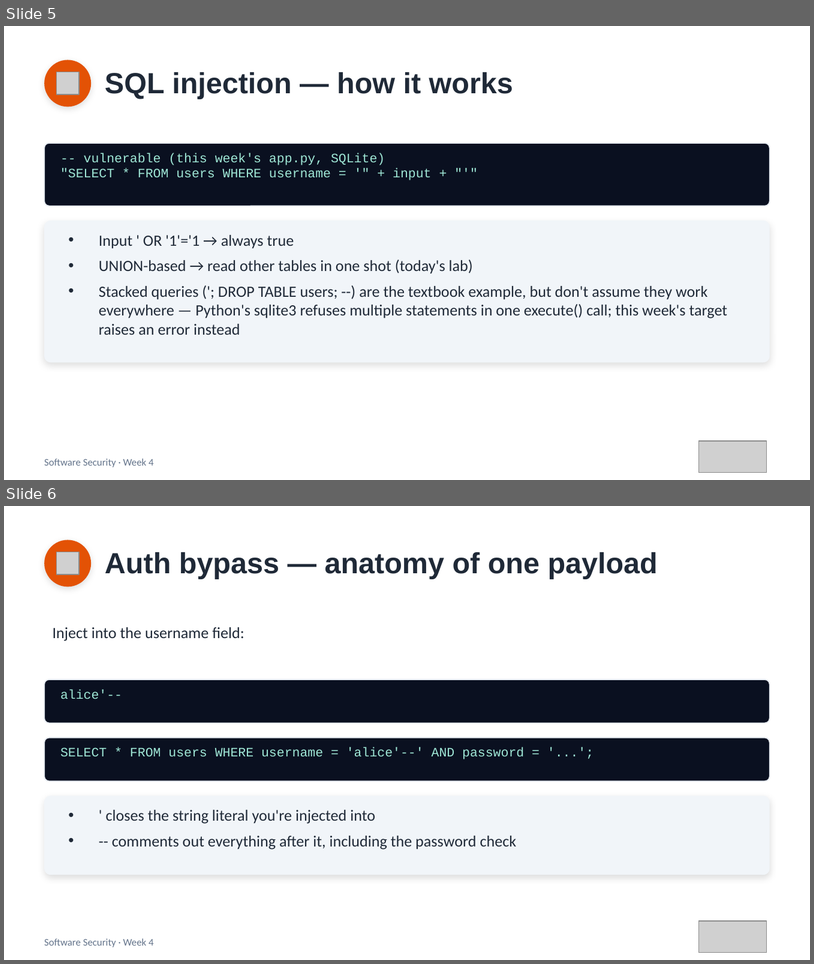
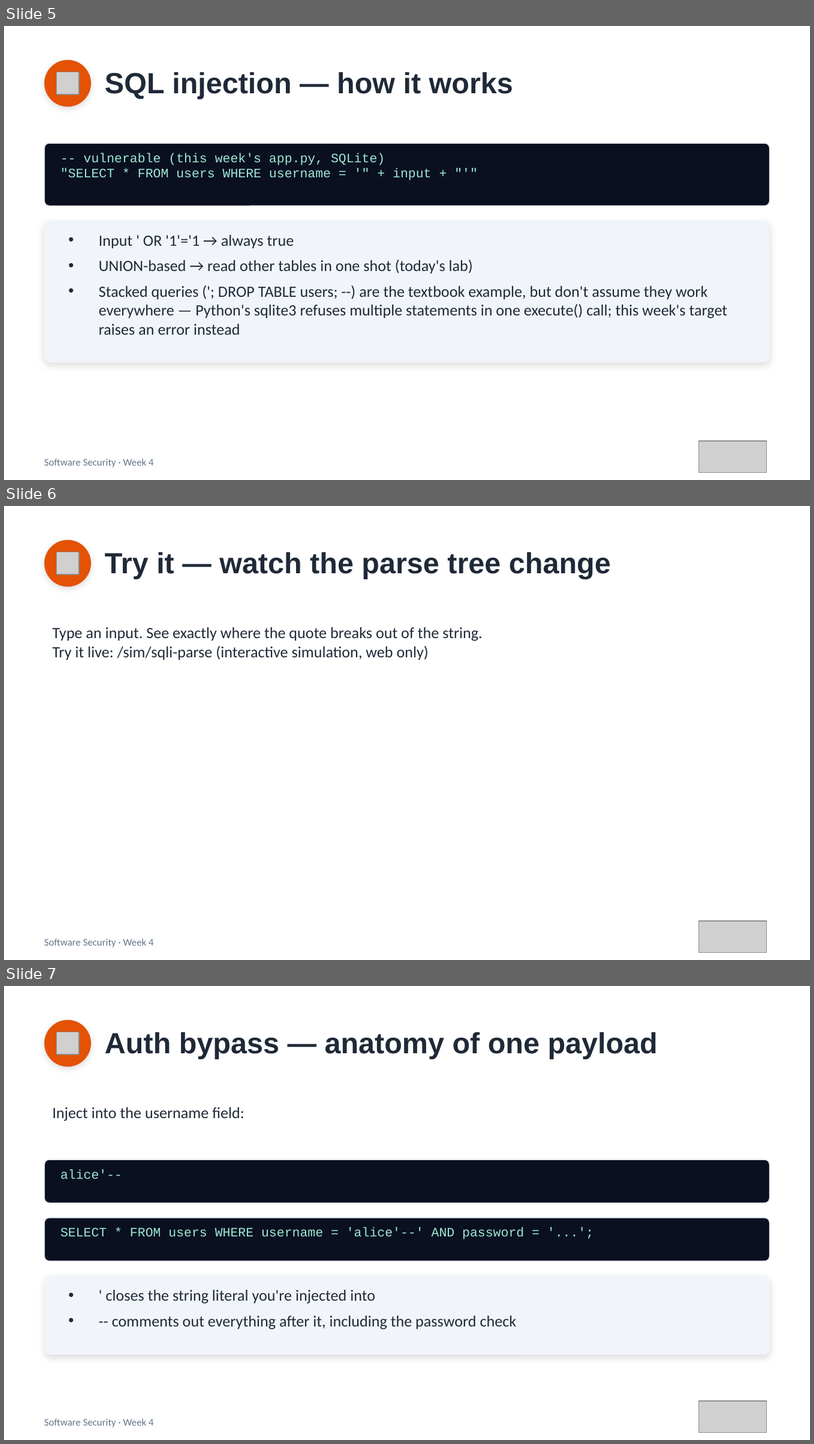
Before and after one commit to 6531503085Sutapat/software-security, a slide deck: slides/pptx/week04.pptx. Shown one above the other, each under a label of ours: slides 5 and 6 before the commit, slides 5, 6 and 7 after it. The pictures are 814x964 and 814x1444 pixels, drawn with LibreOffice and Linux fonts; fonts in the diff are those of the drawing; grey boxes stand for pictures. Boxes give left, top, right and bottom in pixels: in the first picture for what was removed or moved away, otherwise in the second. Text is boxed around its words. In the diff, an @@ line names an element or a change of style, - is before the commit and + after.

```diff
--- a/slides/pptx/week04.pptx
+++ b/slides/pptx/week04.pptx
@@ slide 6 added at <box>4,506,810,960</box>, background #FFFFFF @@
@@ ellipse added at <box>44,540,91,586</box>, fill #E35205 @@
@@ picture added at <box>56,552,79,574</box> @@
@@ text added at <box>105,552,611,579</box>, 26 pt, text #1F2937, bold @@
+Try it — watch the parse tree change
@@ text added at <box>53,627,482,660</box>, 14 pt, text #1F2937 @@
+Type an input. See exactly where the quote breaks out of the string.
+Try it live: /sim/sqli-parse (interactive simulation, web only)
@@ picture added at <box>699,921,767,952</box> @@
@@ text added at <box>44,938,154,947</box>, 9 pt, text #64748B @@
+Software Security · Week 4
@@ what was slide 6 is now slide 7 @@
```
Also in this commit, not shown: 1 other slide added, 9 other files.
